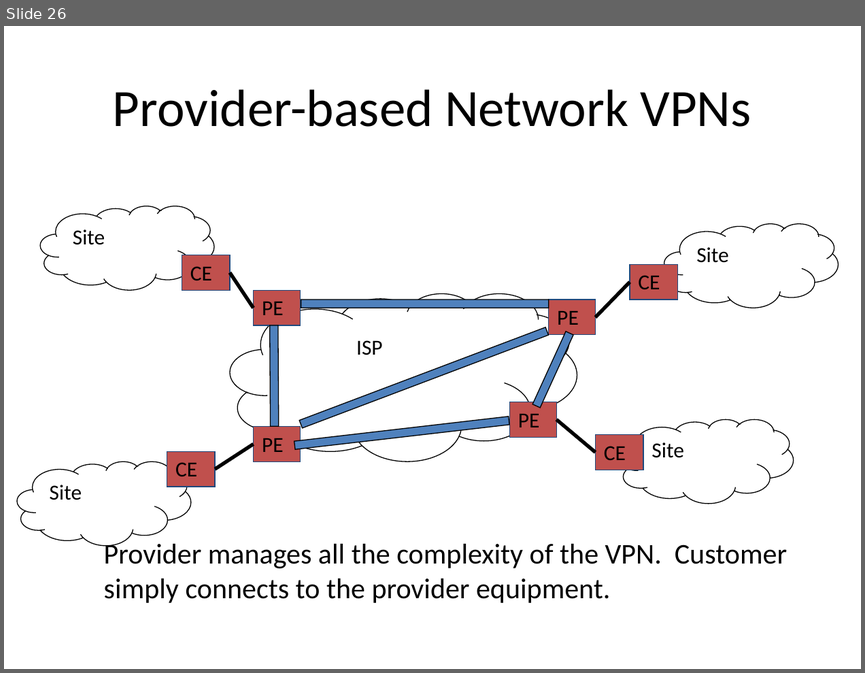
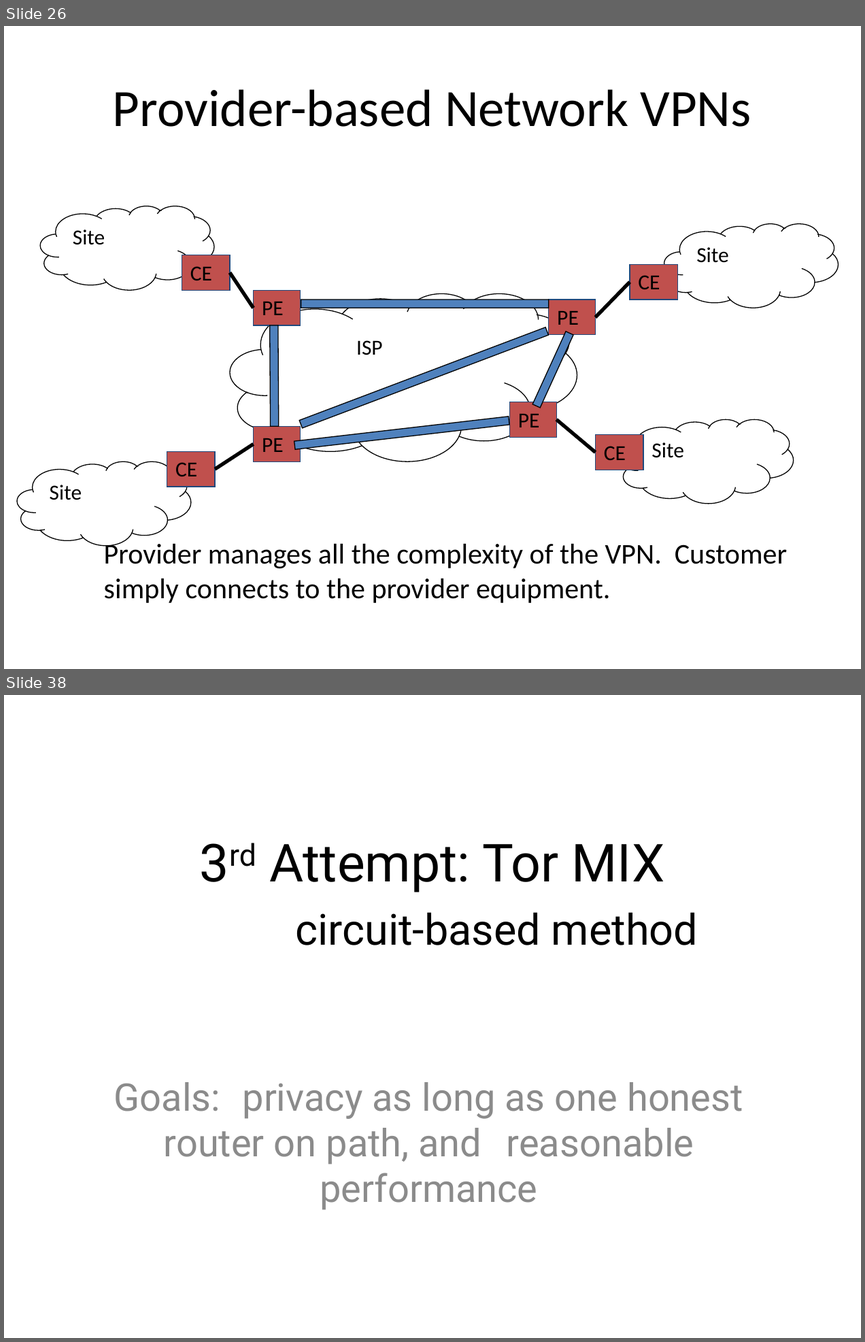
Before and after one commit to noise-lab/security-course, a slide deck: fall2016/lectures/18-IDS-VPN.pptx. Shown one above the other, each under a label of ours: slide 26 before the commit, slides 26 and 38 after it; the slides between them are not shown. The pictures are 865x673 and 865x1342 pixels, drawn with LibreOffice and Linux fonts; fonts in the diff are those of the drawing. Boxes give left, top, right and bottom in pixels: in the first picture for what was removed or moved away, otherwise in the second. Text is boxed around its words. In the diff, an @@ line names an element or a change of style, - is before the commit and + after.

```diff
--- a/fall2016/lectures/18-IDS-VPN.pptx
+++ b/fall2016/lectures/18-IDS-VPN.pptx
@@ slide 38 added at box(4, 695, 861, 1338), background #FFFFFF @@
@@ title added at box(269, 844, 698, 945), 36 pt, text #000000 @@
+3rd Attempt: Tor MIX
+circuit-based method
@@ subtitle added at box(114, 1082, 743, 1210), 32 pt, text #8C8C8C @@
+Goals: privacy as long as one honest router on path, and reasonable performance
```
Also in this commit, not shown: 10 slides changed, 42 other slides added, 1 slide removed, 8 other files.
